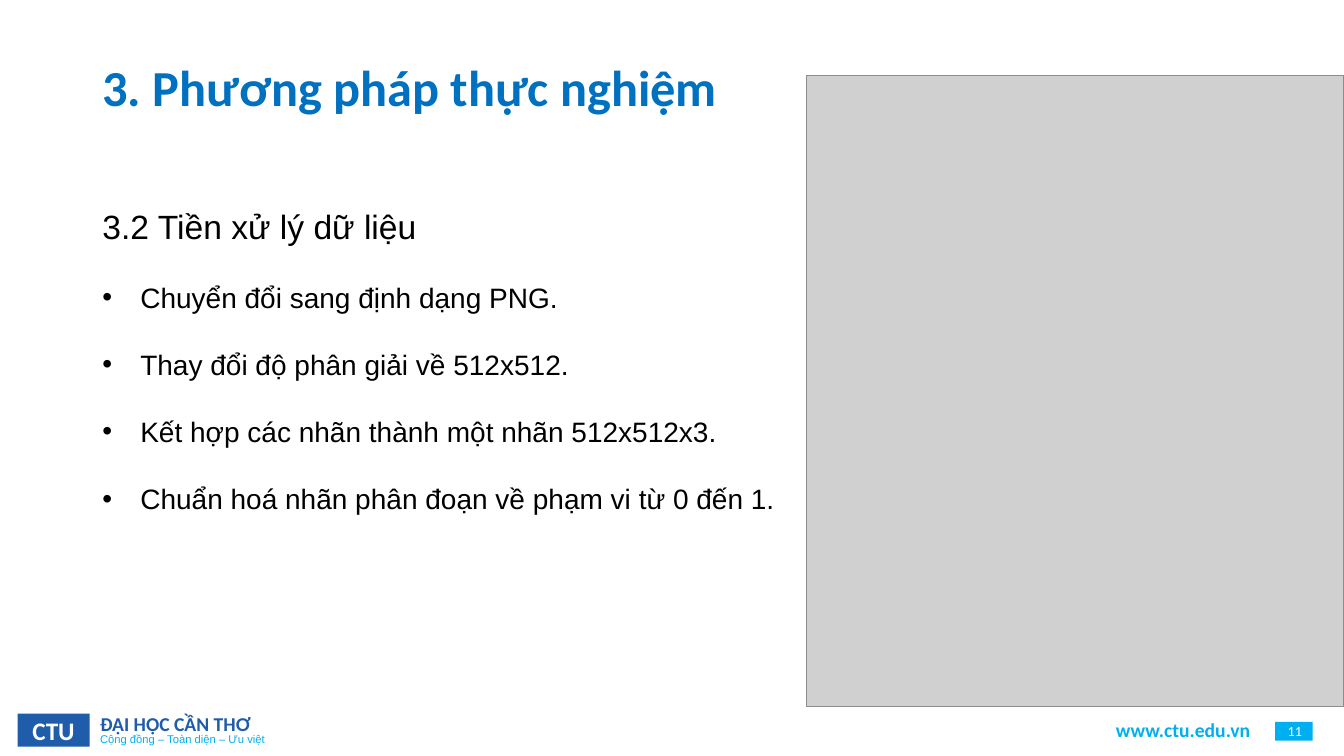
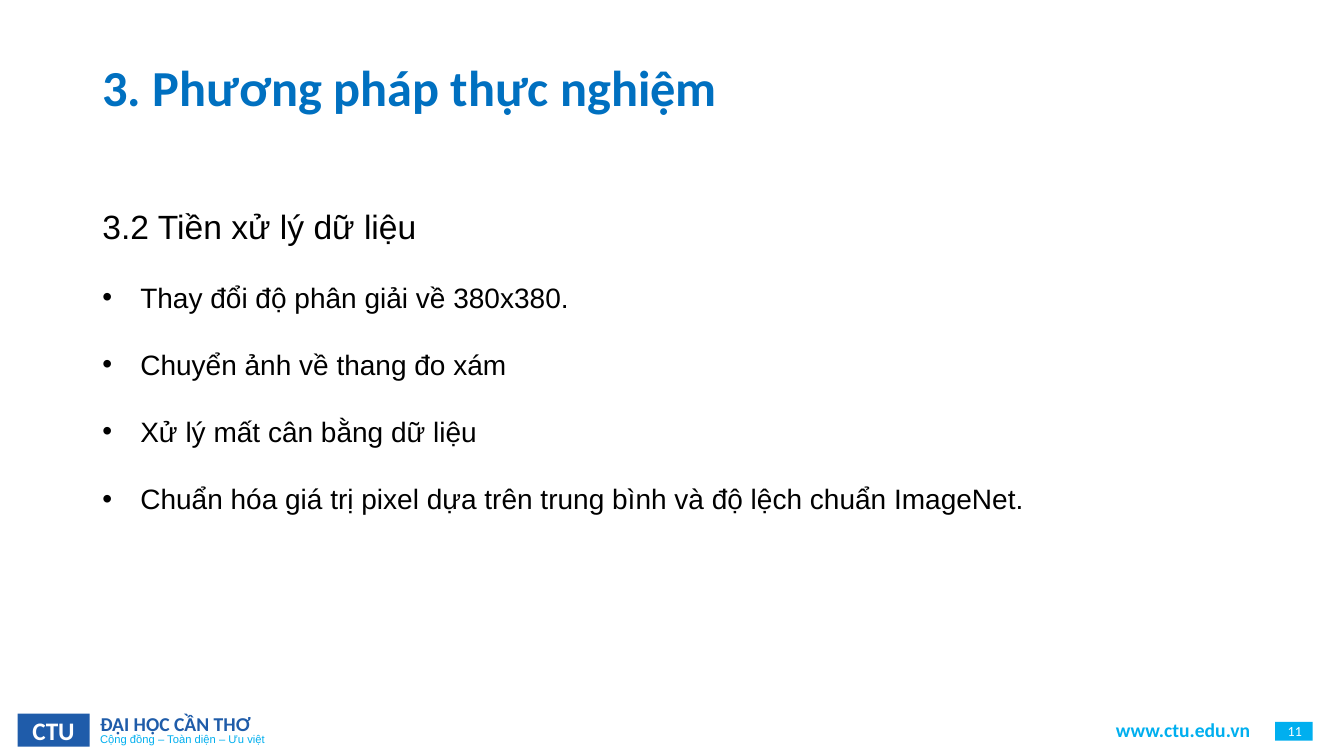
Before and after one commit to Viet0904/FER, a slide deck: slide 11 of BaoCao/B2111908_LuanVan.pptx. Drawn at 1344x756 pixels with LibreOffice and Linux fonts; fonts in the diff are those of the drawing; grey boxes stand for pictures; background and template pictures are left out. Boxes give left, top, right and bottom in pixels: in the first picture for what was removed or moved away, otherwise in the second. Text is boxed around its words. In the diff, an @@ line names an element or a change of style, - is before the commit and + after.

```diff
--- a/BaoCao/B2111908_LuanVan.pptx
+++ b/BaoCao/B2111908_LuanVan.pptx
@@ picture removed at (807, 75, 1344, 707) @@
@@ text at (140, 286, 1023, 514): text changed @@
-• Chuyển đổi sang định dạng PNG.
-• Thay đổi độ phân giải về 512x512.
-• Kết hợp các nhãn thành một nhãn 512x512x3.
-• Chuẩn hoá nhãn phân đoạn về phạm vi từ 0 đến 1.
+• Thay đổi độ phân giải về 380x380.
+• Chuyển ảnh về thang đo xám
+• Xử lý mất cân bằng dữ liệu
+• Chuẩn hóa giá trị pixel dựa trên trung bình và độ lệch chuẩn ImageNet.
```
Also in this commit, not shown: 9 other slides changed, 5 slides added, 10 slides removed, 7 other files.
